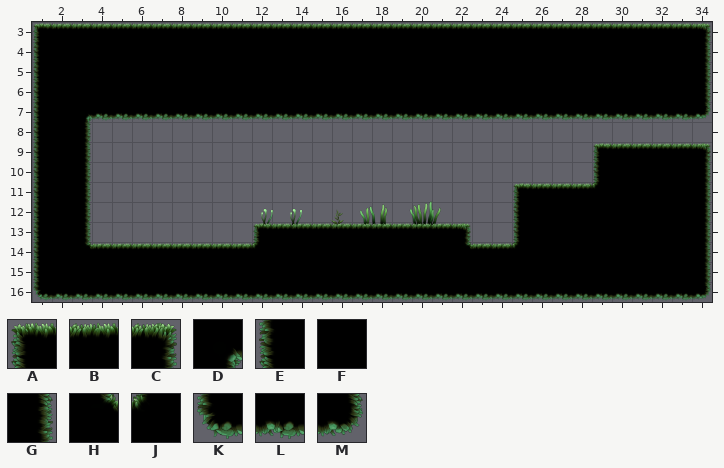
Level history. Tiled map: Assets/Levels/Room2/Room2.tmx. Above, as it was before the edit.
Cells are 128x128 px. Shown: x 1..34, y 3..16.
Key: from "MossyTileSet": A 0, B 1, C 2, D 4, E 7, F 8, G 9, H 11, J 12, K 14, L 15, M 16.
_ is an empty cell.
Layers that did not change in this view are not listed.
Layer "Camada de Blocos 1" before, first column x 1:
 3 ABBBBBBBBBBBBBBBBBBBBBBBBBBBBBBBBC
 4 EFFFFFFFFFFFFFFFFFFFFFFFFFFFFFFFFG
 5 EFFFFFFFFFFFFFFFFFFFFFFFFFFFFFFFFG
 6 EFFFFFFFFFFFFFFFFFFFFFFFFFFFFFFFFG
 7 EFDLLLLLLLLLLLLLLLLLLLLLLLLLLLLLLM
 8 EFG_______________________________
 9 EFG_________________________ABBBBC
10 EFG_________________________EFFFFG
11 EFG_____________________ABBBJFFFFG
12 EFG_____________________EFFFFFFFFG
13 EFG________ABBBBBBBBBC__EFFFFFFFFG
14 EFHBBBBBBBBJFFFFFFFFFHBBJFFFFFFFFG
15 EFFFFFFFFFFFFFFFFFFFFFFFFFFFFFFFFG
16 KLLLLLLLLLLLLLLLLLLLLLLLLLLLLLLLLM
And afterwards:
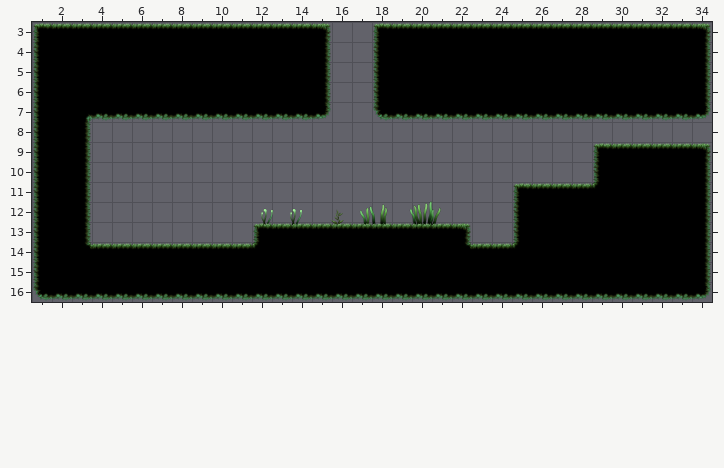
Difference:
Layer "Camada de Blocos 1":
Tile B becomes tile A in row 3 at x 18.
Tile B becomes tile C in row 3 at x 15.
Tile F becomes tile E in rows 4 to 6 at x 18.
Tile F becomes tile G in rows 4 to 6 at x 15.
Tile L becomes tile K in row 7 at x 18.
Tile L becomes tile M in row 7 at x 15.
The author cleared tile B in row 3 at x 16 to 17.
The author cleared tile F in rows 4 to 6 at x 16 to 17.
The author cleared tile L in row 7 at x 16 to 17.
Pixel boxes of the changes (left, top, right, bottom) in both pictures:
changed: (320, 23, 385, 121)
